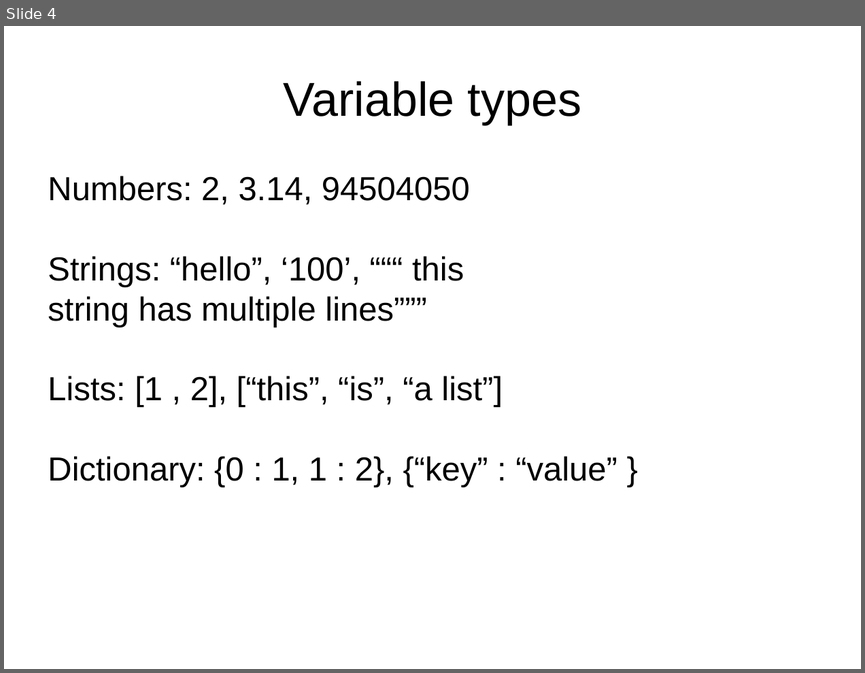
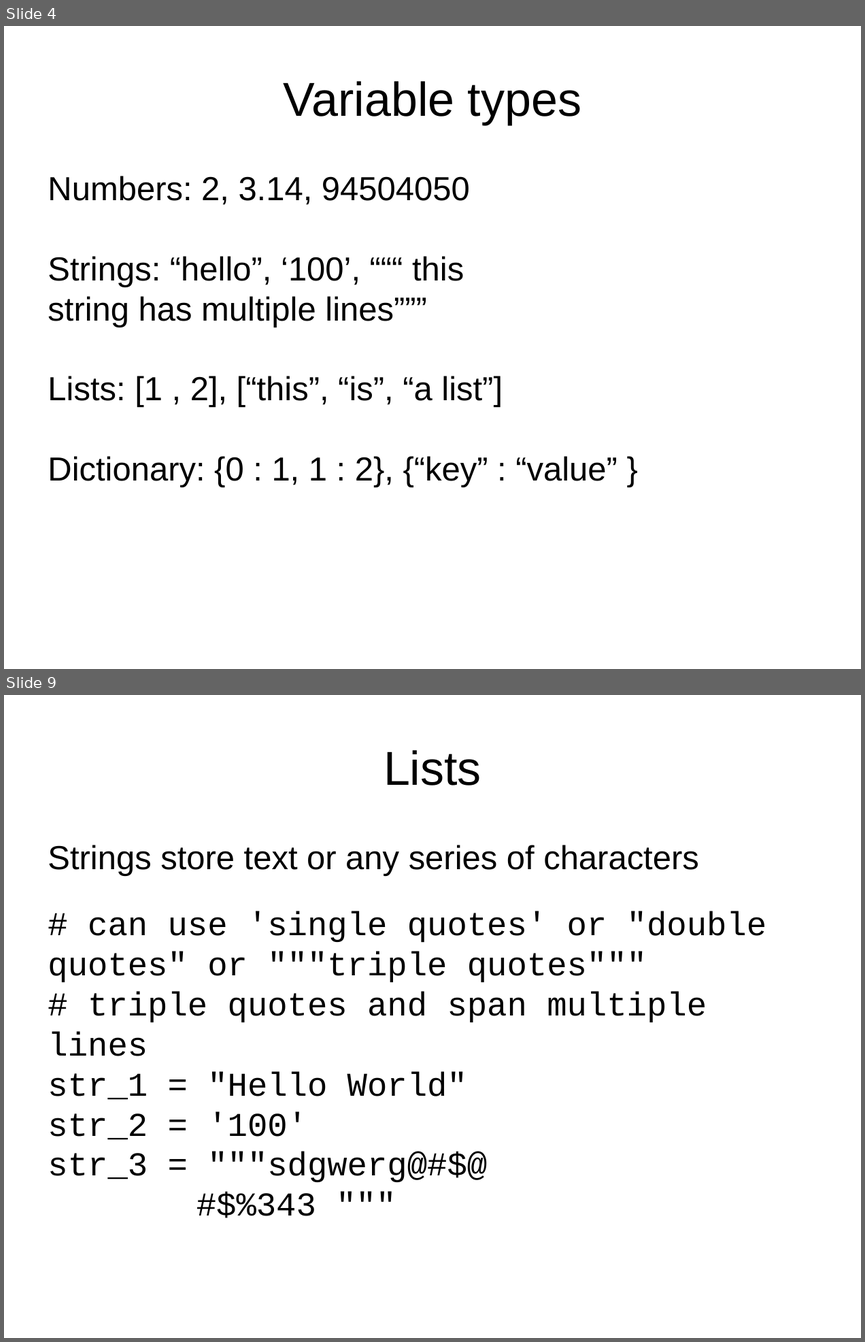
Before and after one commit to jyesselm/Chem991E, a slide deck: 01_introduction_to_python/slides.pptx. Shown one above the other, each under a label of ours: slide 4 before the commit, slides 4 and 9 after it; the slides between them are not shown. The pictures are 865x673 and 865x1342 pixels, drawn with LibreOffice and Linux fonts; fonts in the diff are those of the drawing. Boxes give left, top, right and bottom in pixels: in the first picture for what was removed or moved away, otherwise in the second. Text is boxed around its words. In the diff, an @@ line names an element or a change of style, - is before the commit and + after.

```diff
--- a/01_introduction_to_python/slides.pptx
+++ b/01_introduction_to_python/slides.pptx
@@ slide 9 added at (x1=4, y1=695, x2=861, y2=1338), background #FFFFFF @@
@@ title added at (x1=383, y1=750, x2=481, y2=785), 40 pt, text #000000 @@
+Lists
@@ text added at (x1=48, y1=845, x2=699, y2=876), 28 pt, text #000000 @@
+Strings store text or any series of characters
@@ text added at (x1=48, y1=911, x2=767, y2=1218), 28 pt, text #000000 @@
+# can use 'single quotes' or "double quotes" or """triple quotes"""
+# triple quotes and span multiple lines
+str_1 = "Hello World"
+str_2 = '100'
+str_3 = """sdgwerg@#$@
+#$%343 """
```
Also in this commit, not shown: 4 other slides added, 2 slides removed, 2 other files.
